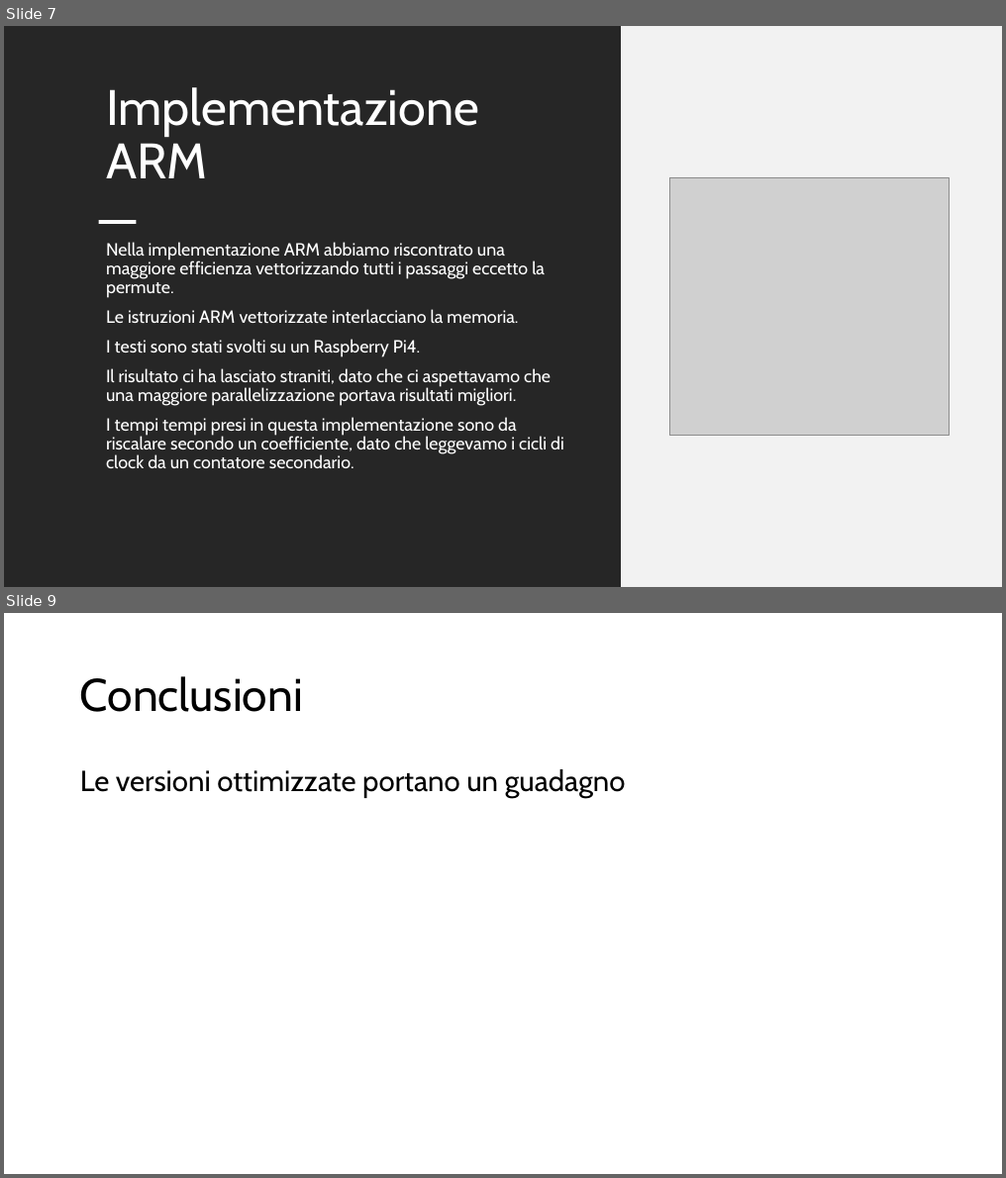
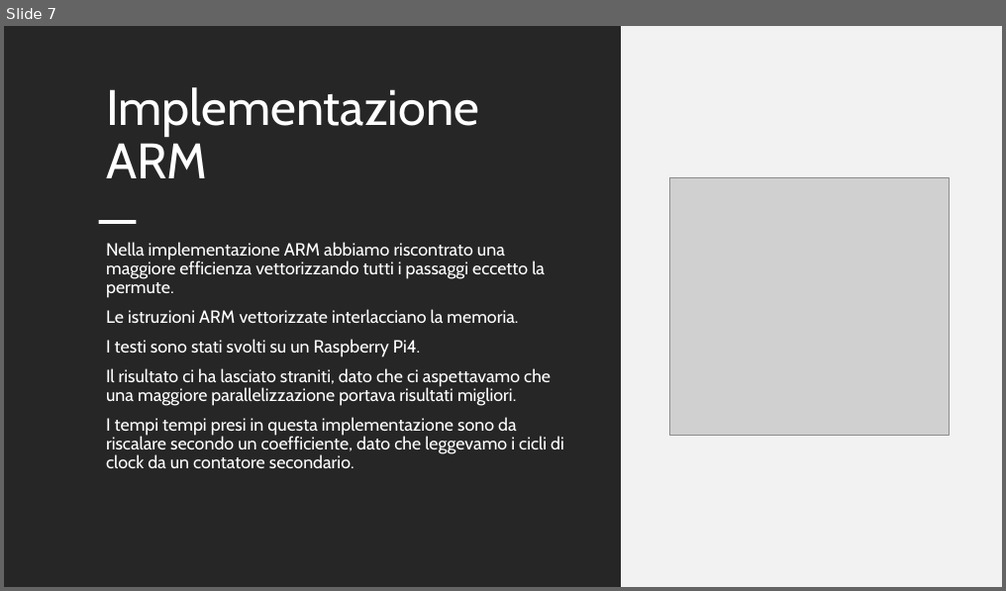
Before and after one commit to Ago19pc/keccak, a slide deck: PRESENTAZIONE.pptx. Shown one above the other, each under a label of ours: slides 7 and 9 before the commit, slide 7 after it; the slides between them are not shown. The pictures are 1006x1178 and 1006x591 pixels, drawn with LibreOffice and Linux fonts; fonts in the diff are those of the drawing; grey boxes stand for pictures. Boxes give left, top, right and bottom in pixels: in the first picture for what was removed or moved away, otherwise in the second. Text is boxed around its words. In the diff, an @@ line names an element or a change of style, - is before the commit and + after.

```diff
--- a/PRESENTAZIONE.pptx
+++ b/PRESENTAZIONE.pptx
@@ slide 9 removed at box(4, 613, 1002, 1174), background #FFFFFF @@
@@ title removed at box(80, 676, 303, 712) @@
-Conclusioni
@@ text removed at box(80, 769, 626, 798) @@
-Le versioni ottimizzate portano un guadagno
```
Also in this commit, not shown: 5 slides changed, 1 slide added, 2 other files.
